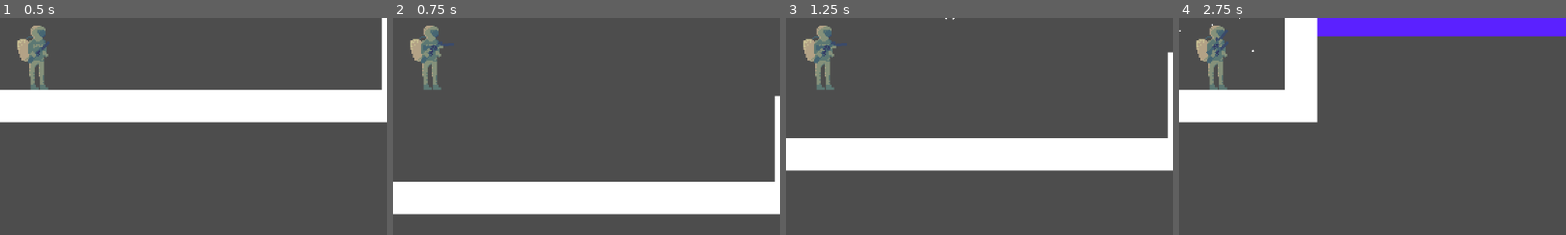
Above: before the commit, frames 1-4 (left to right).
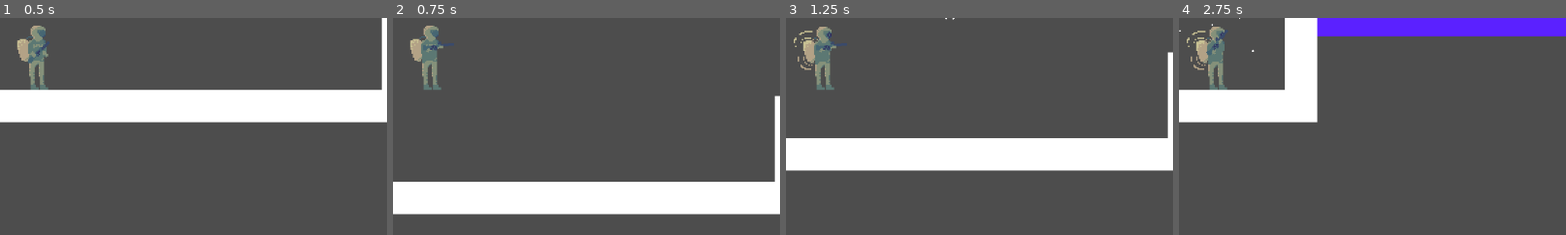
Above: after the commit, the same moments.

Repository: brokenskygames/PirateSoftware-Game-Jam-14
Game: Godot game, scene res://world.tscn
The game is run twice, just before and just after one commit, with the same random seed, the same clock (stepped at 60 frames per second) and the same inputs.
Inputs (mouse positions are % of the whole screen's width and height, from its top left):
- Up to frame 1 (0.5 s): no input
- Up to frame 2 (0.75 s): tap Enter (ui_accept) at 0.5 s; move the mouse to (72, 45) at 0.52 s; hold D (ui_right) from 0.53 s (still down); hold Right mouse button (alt_shoot) from 0.53 s (still down)
- Up to frame 3 (1.25 s): keep holding D (ui_right); keep holding Right mouse button (alt_shoot); tap Enter (ui_accept) at 0.77 s; click (72, 45) at 0.8 s
- Up to frame 4 (2.75 s): move the mouse to (30, 55) at 1.27 s; release Right mouse button (alt_shoot) at 1.28 s; click (30, 55) at 1.35 s; tap Enter (ui_accept) at 1.52 s; right-click (30, 55) at 1.55 s; move the mouse to (60, 28) at 2.02 s; release D (ui_right) at 2.03 s; hold A (ui_left) from 2.03 s (still down); hold Right mouse button (alt_shoot) from 2.03 s (still down); click (60, 28) at 2.3 s
The pictures show only the part of the screen within x 45-95%, y 42-92%; the shares and areas given below are measured in that part.

Frame 1 is identical in both runs. In frame 2, less than 0.1% of the frame differs, in the area x 7-13%, y 11-21%; in frame 3, 0.5%, in the area x 2-13%, y 3-25%; in frame 4, 0.5%.

Commit message:
solve animation issues

Diff:
--- a/player/player.gd
+++ b/player/player.gd
@@ -4,6 +4,7 @@
 const SPEED = 300.0
 const JUMP_VELOCITY = -400.0
 var stop = false
+var aiming = false
 @export var weapon = 1
 @onready var muzzle_aim = $Sprites/weapon_1/Muzzle_1
 
@@ -36,7 +37,8 @@
 		$AnimatedSprite2D.play()
 	else:
 		velocity.x = move_toward(velocity.x, 0, SPEED)
-		$AnimatedSprite2D.animation = "idle"
+		if aiming == false:
+			$AnimatedSprite2D.animation = "idle"
 	move_and_slide()
 	if velocity.x < -0.1:
 		$AnimatedSprite2D.flip_h = true
@@ -64,7 +66,9 @@
 
 	if Input.is_action_pressed("alt_shoot"):
 		stop = true
+		aiming = true
 		$AnimatedSprite2D.animation = "aim"
+		$AnimatedSprite2D.play()
 		if weapon == 1:
 			$Sprites/weapon_1.visible = true
 			$Sprites/weapon_2.visible = false
@@ -92,6 +96,7 @@
 
 	else:
 		stop = false
+		aiming = false
 
 
 func shoot_1():
--- a/player/player.tscn
+++ b/player/player.tscn
@@ -163,8 +163,8 @@
 
 [node name="AnimatedSprite2D" type="AnimatedSprite2D" parent="."]
 sprite_frames = SubResource("SpriteFrames_58gvy")
-animation = &"idle"
-frame_progress = 0.29282
+animation = &"aim"
+frame_progress = 0.21322
 
 [node name="Sprites" type="Node2D" parent="."]
 
